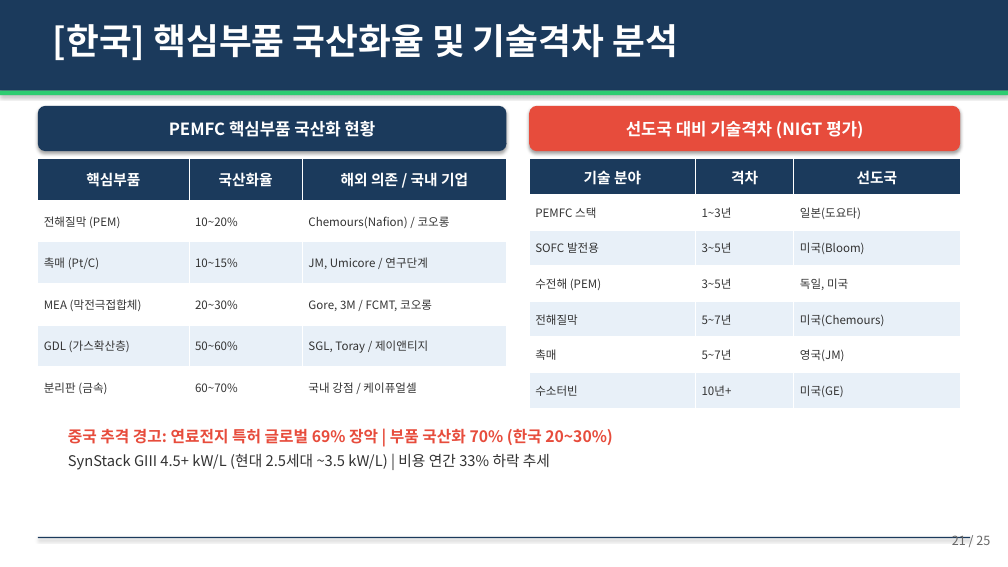
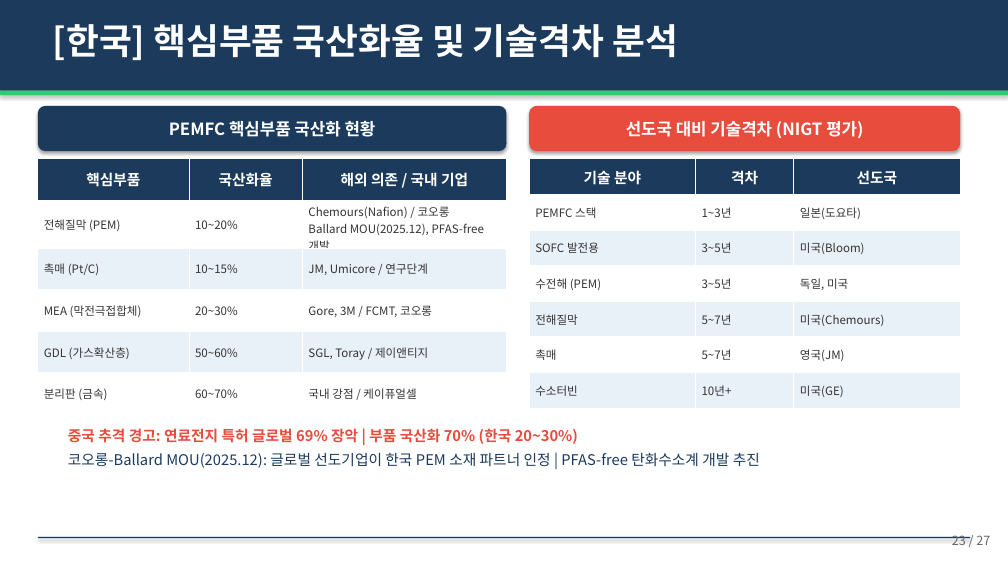
Before and after one commit to hpark1947/Hydrogen, a slide deck: slide 23 of 연료전지/연료전지_발표자료.pptx (slide 21 before the commit). Drawn at 1008x567 pixels with LibreOffice and Linux fonts; fonts in the diff are those of the drawing. Boxes give left, top, right and bottom in pixels: in the first picture for what was removed or moved away, otherwise in the second. Text is boxed around its words. In the diff, an @@ line names an element or a change of style, - is before the commit and + after.

```diff
--- a/연료전지/연료전지_발표자료.pptx
+++ b/연료전지/연료전지_발표자료.pptx
@@ table at <box>38,159,507,408</box> @@
-row 2, column 3: Chemours(Nafion) / 코오롱
+row 2, column 3: Chemours(Nafion) / 코오롱 Ballard MOU(2025.12), PFAS-free 개발
@@ text at <box>68,428,578,444</box>: size 15 to 14 pt in "중국 추격 경고: 연료전지 특허 글로벌 69% ..." @@
@@ text at <box>68,453,760,468</box>: text changed; text colour #333333 to #1B3A5C @@
-SynStack GIII 4.5+ kW/L (현대 2.5세대 ~3.5 kW/L) | 비용 연간 33% 하락 추세
+코오롱-Ballard MOU(2025.12): 글로벌 선도기업이 한국 PEM 소재 파트너 인정 | PFAS-free 탄화수소계 개발 추진
@@ text at <box>952,535,990,545</box>: text changed @@
-21 / 25
+23 / 27
```
Also in this commit, not shown: 22 other slides changed, 3 slides added, 1 slide removed, 1 other file.
